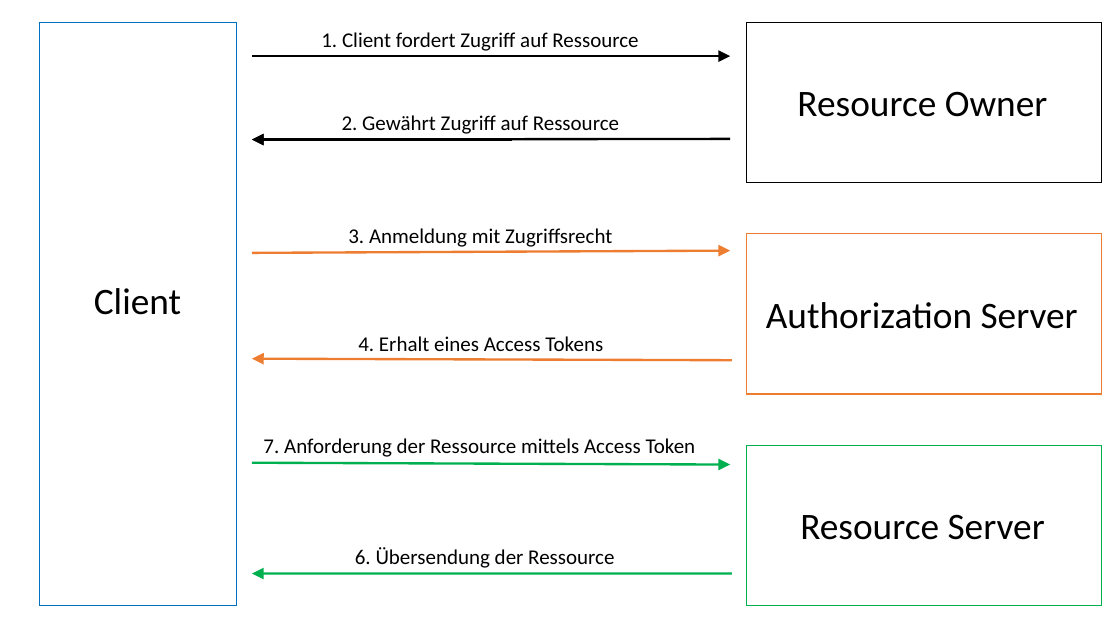
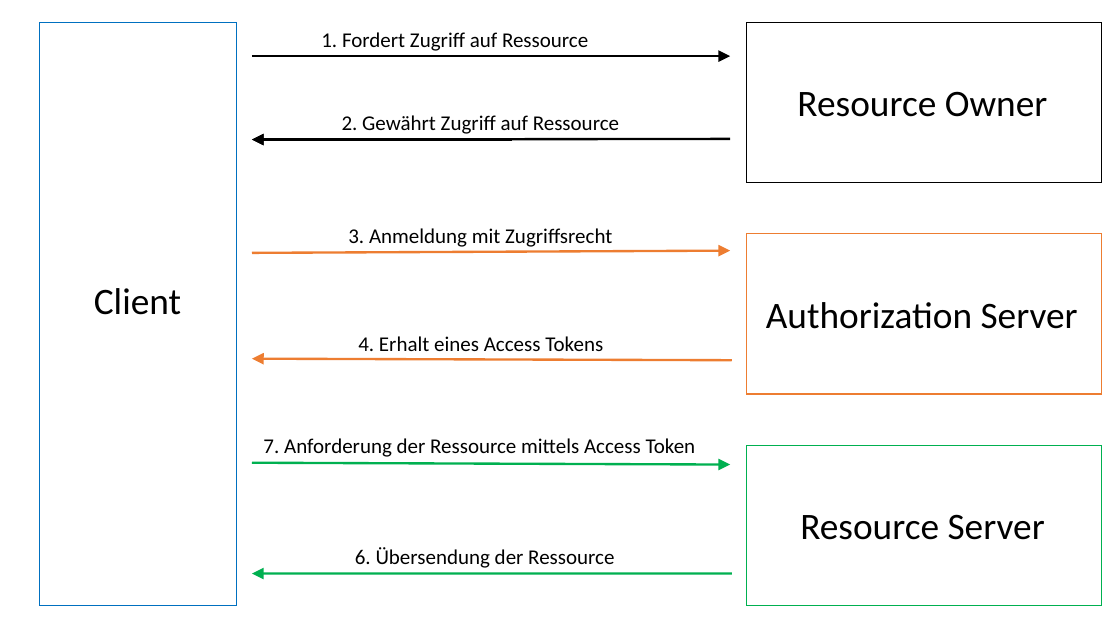
Before and after one commit to Fanuer/fIT, a slide deck: slide 1 of fIT.Documents/Quellen/OAuth2 Schaubild.pptx. Drawn at 1120x630 pixels with LibreOffice and Linux fonts; fonts in the diff are those of the drawing. Boxes give left, top, right and bottom in pixels: in the first picture for what was removed or moved away, otherwise in the second. Text is boxed around its words. In the diff, an @@ line names an element or a change of style, - is before the commit and + after.

```diff
--- a/fIT.Documents/Quellen/OAuth2 Schaubild.pptx
+++ b/fIT.Documents/Quellen/OAuth2 Schaubild.pptx
@@ text at <box>321,32,588,51</box>: text changed @@
-1. Client fordert Zugriff auf Ressource
+1. Fordert Zugriff auf Ressource
```
Also in this commit, not shown: 7 other files.
